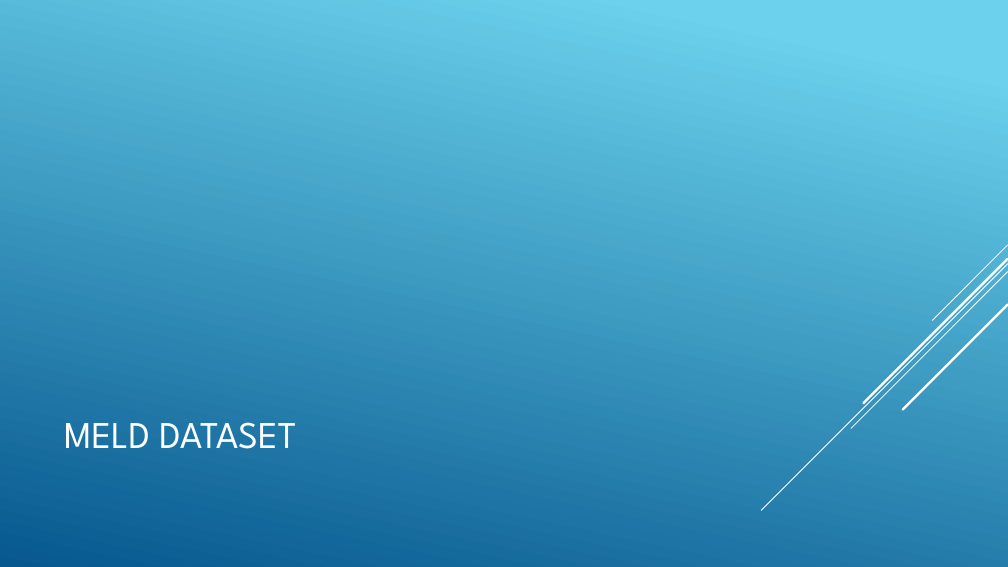
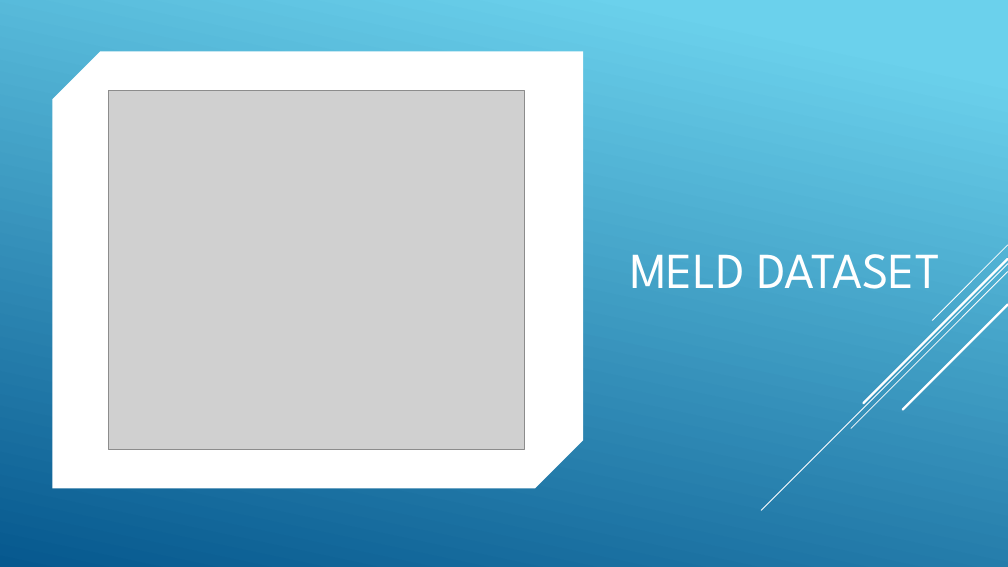
Before and after one commit to kutay-ugurlu/583-Project, a slide deck: slide 7 of report/Presentation.pptx (slide 8 before the commit). Drawn at 1008x567 pixels with LibreOffice and Linux fonts; fonts in the diff are those of the drawing; grey boxes stand for pictures. Boxes give left, top, right and bottom in pixels: in the first picture for what was removed or moved away, otherwise in the second. Text is boxed around its words. In the diff, an @@ line names an element or a change of style, - is before the commit and + after.

```diff
--- a/report/Presentation.pptx
+++ b/report/Presentation.pptx
@@ background gradient #6ED2EB to #06588E to #FFFFFF @@
@@ rectangle added at (x1=0, y1=0, x2=1008, y2=567), fill gradient #6ED2EB to #06588E @@
@@ line added from (1008, 8) to (505, 510), #000000 1 pt @@
@@ line added from (1008, 19) to (598, 429), #000000 1 pt @@
@@ line added from (1008, 3) to (606, 404), #000000 2.5 pt @@
@@ line added from (995, 1) to (681, 316), #000000 1 pt @@
@@ snip diag rect added at (x1=52, y1=51, x2=583, y2=488), fill #FFFFFF @@
@@ title "MELD DATASET" moved from (x1=64, y1=422, x2=296, y2=449) to (x1=630, y1=254, x2=940, y2=289) @@
@@ title "MELD DATASET" at (x1=630, y1=254, x2=940, y2=289): size 36 to 48 pt; vertical alignment middle to bottom @@
@@ line added from (1008, 51) to (649, 410), #000000 2.5 pt @@
@@ picture added at (x1=108, y1=91, x2=525, y2=449) @@
@@ line (1008, 264) - (761, 510): stroke #FFFFFF 0.75 pt to #000000 0.75 pt @@
@@ line (1008, 259) - (864, 403): stroke #FFFFFF 2.25 pt to #000000 2.25 pt @@
@@ group added at (x1=761, y1=245, x2=1008, y2=510): 4 lines @@
@@ line (1008, 245) - (932, 321): stroke #FFFFFF 0.75 pt to #000000 0.75 pt @@
@@ line (1008, 271) - (851, 429): stroke #FFFFFF 0.75 pt to #000000 0.75 pt @@
```
Also in this commit, not shown: 1 other slide changed, 1 slide added, 2 slides removed, 8 other files.
